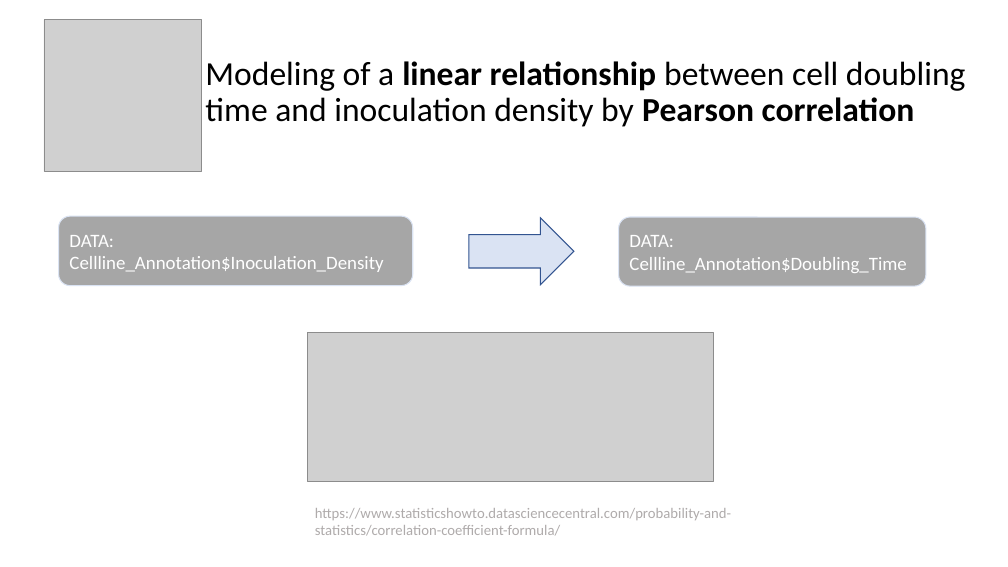
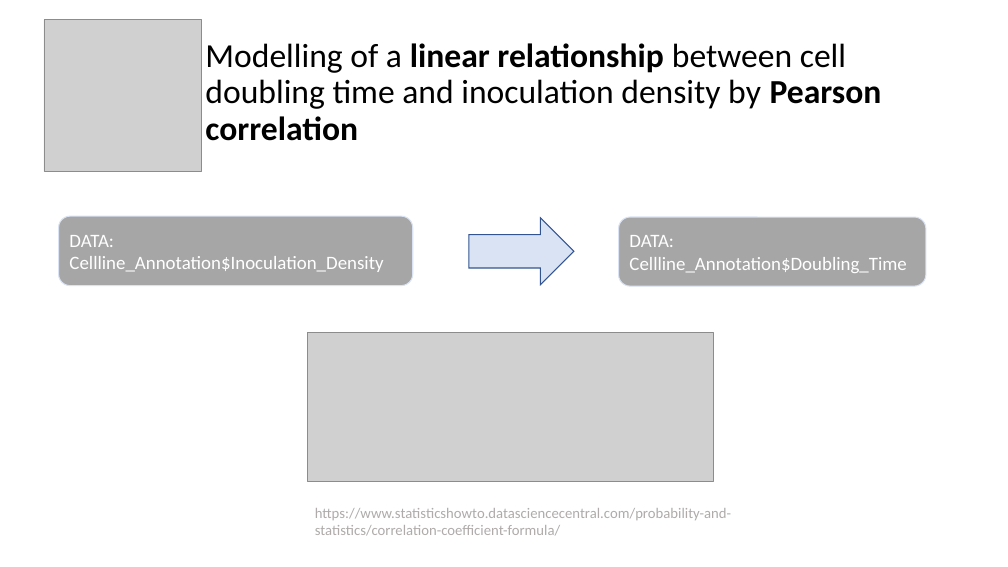
Before and after one commit to datascience-mobi/group-01-project-2-1, a slide deck: slide 13 of Others/Lapatinib-final.pptx. Drawn at 1008x567 pixels with LibreOffice and Linux fonts; fonts in the diff are those of the drawing; grey boxes stand for pictures. Boxes give left, top, right and bottom in pixels: in the first picture for what was removed or moved away, otherwise in the second. Text is boxed around its words. In the diff, an @@ line names an element or a change of style, - is before the commit and + after.

```diff
--- a/Others/Lapatinib-final.pptx
+++ b/Others/Lapatinib-final.pptx
@@ title at box(205, 43, 882, 141): text changed @@
-Modeling of a linear relationship between cell doubling time and inoculation density by Pearson correlation
+Modelling of a linear relationship between cell doubling time and inoculation density by Pearson correlation
```
Also in this commit, not shown: 2 other files.
